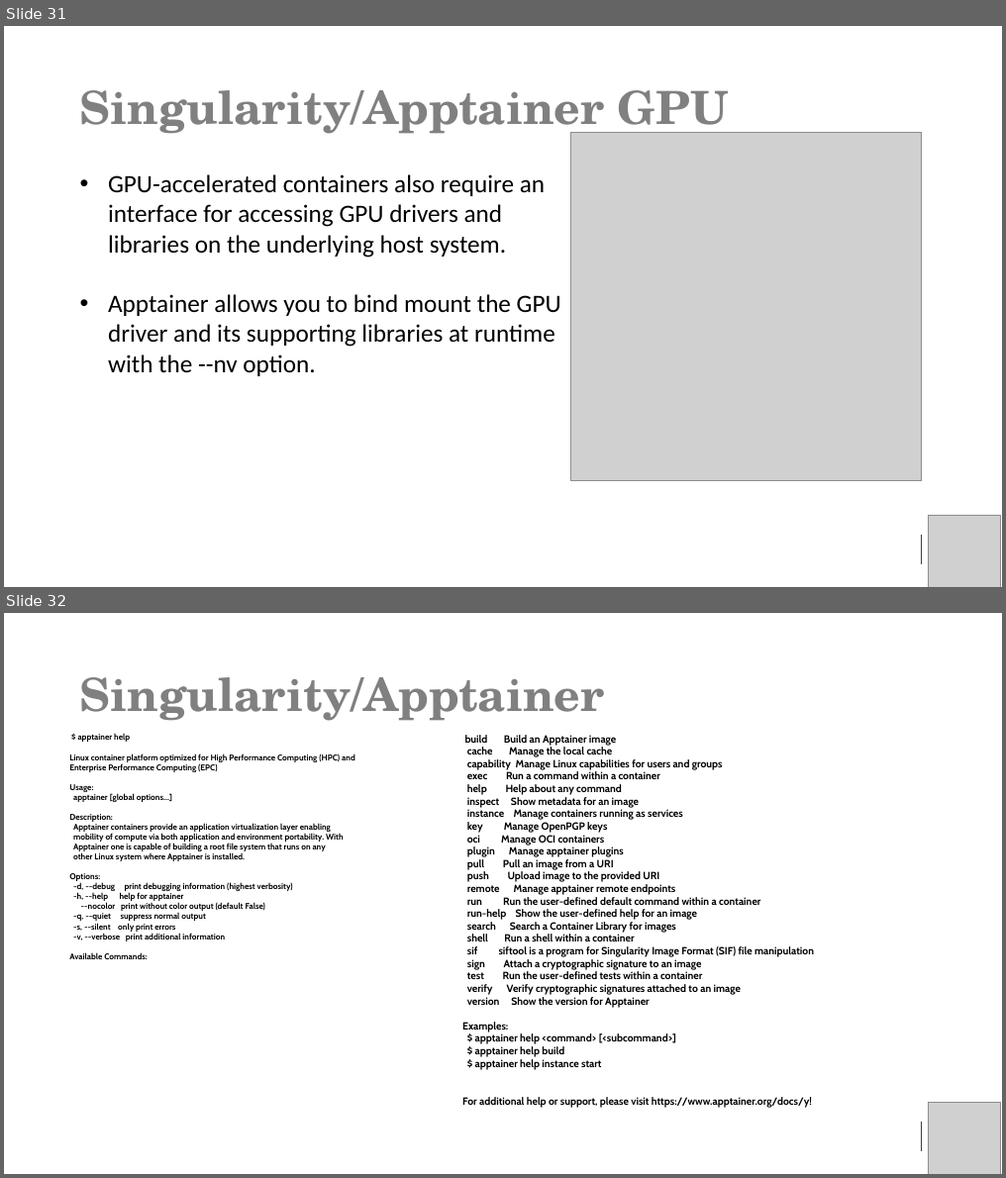
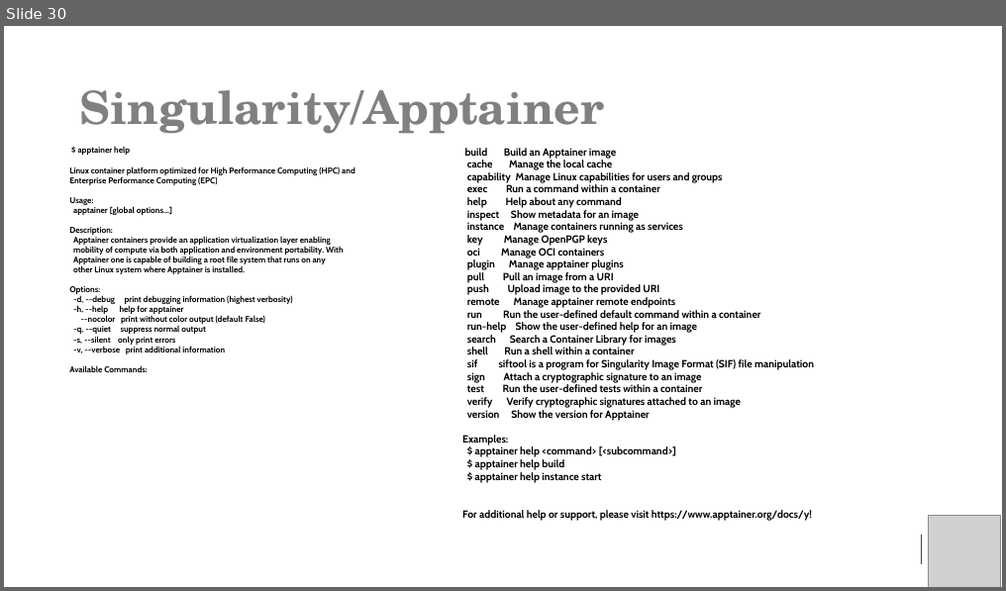
Before and after one commit to baskerville-hpc/2023-11-27-RFI-DLS-training, a slide deck: docs/07-pip-and-containers/Baskerville-pip-apptainer-Final.pptx. Shown one above the other, each under a label of ours: slides 31 and 32 before the commit, slide 30 after it. The pictures are 1006x1178 and 1006x591 pixels, drawn with LibreOffice and Linux fonts; fonts in the diff are those of the drawing; grey boxes stand for pictures. Boxes give left, top, right and bottom in pixels: in the first picture for what was removed or moved away, otherwise in the second. Text is boxed around its words. In the diff, an @@ line names an element or a change of style, - is before the commit and + after.

```diff
--- a/docs/07-pip-and-containers/Baskerville-pip-apptainer-Final.pptx
+++ b/docs/07-pip-and-containers/Baskerville-pip-apptainer-Final.pptx
@@ slide 31 removed at (4, 26, 1002, 587), background #FFFFFF @@
@@ title removed at (80, 90, 729, 140) @@
-Singularity/Apptainer GPU
@@ picture removed at (570, 132, 922, 481) @@
@@ text removed at (108, 174, 561, 376) @@
-• GPU-accelerated containers also require an interface for accessing GPU drivers and libraries on the underlying host system.
-• Apptainer allows you to bind mount the GPU driver and its supporting libraries at runtime with the --nv option.
@@ picture removed at (929, 516, 1000, 587) @@
@@ line removed from (922, 535) to (922, 565) @@
@@ what was slide 32 is now slide 30 @@
```
Also in this commit, not shown: 3 slides changed, 1 other slide removed, 1 other file.
